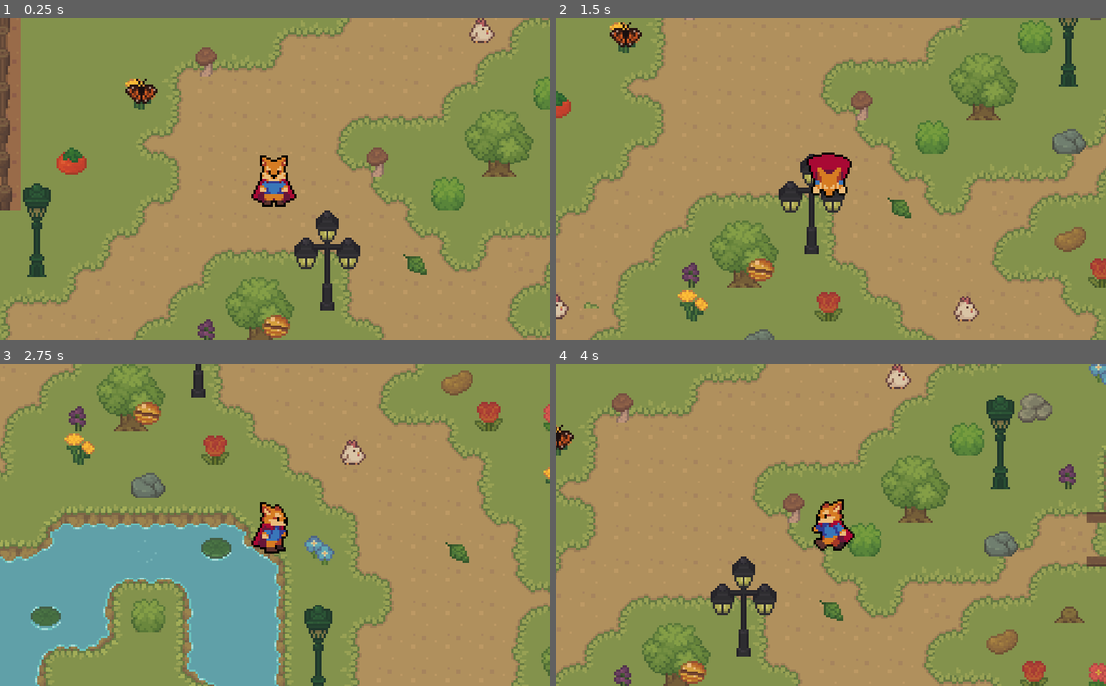
Above: before the commit, frames 1-4 (two rows, left to right).
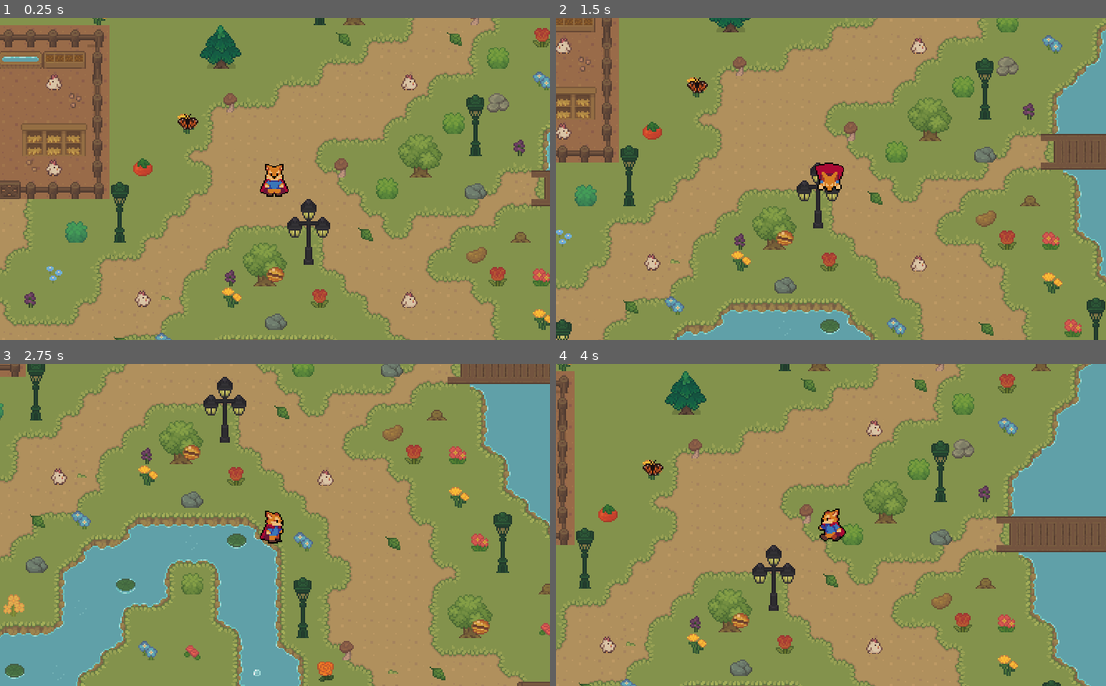
Above: after the commit, the same moments.

Repository: Plasma1504/Talon-and-the-lost-realm
Game: Godot game, scene res://World.tscn
Same seed, same stepped clock (60 frames per second), same inputs: the game is played once before the commit and once after it.
Inputs (mouse positions are in pixels of both pictures, inside the frame that each line leads up to):
- Up to frame 1 (0.25 s): no input
- Up to frame 2 (1.5 s): tap Enter at 0.5 s; move the mouse to (952, 162) at 0.52 s; press the mouse at (952, 162) at 0.53 s; hold D (right) 0.53-1.28 s; move the mouse to (721, 195) at 1.27 s; release the mouse at (721, 195) at 1.28 s; hold S (down) from 1.28 s (still down); tap Space (dodge) at 1.35 s
- Up to frame 3 (2.75 s): move the mouse to (330, 454) at 2.02 s; release S (down) at 2.03 s; press the mouse at (330, 454) at 2.03 s; hold D (right) from 2.03 s (still down)
- Up to frame 4 (4 s): move the mouse to (803, 589) at 2.77 s; release D (right) at 2.78 s; release the mouse at (803, 589) at 2.78 s; hold W (up) 2.78-3.53 s; tap Space (dodge) at 2.85 s; move the mouse to (996, 573) at 3.52 s; press the mouse at (996, 573) at 3.53 s; hold A (left) from 3.53 s (still down)

The runs differ from the first frame. In frame 1, 43% of the frame differs, in the area x 0-100%, y 0-100%; in frame 2, 51%; in frame 3, 55%; in frame 4, 54%.

Commit message:
Player Zoom
Changed the Player Zoom when you start the game.
Also one tile was missplaced so i corrected that

Diff:
--- a/Player/player.tscn
+++ b/Player/player.tscn
@@ -340,6 +340,7 @@
 }
 
 [node name="Camera2D" type="Camera2D" parent="."]
+zoom = Vector2(0.65, 0.65)
 
 [node name="StateMachine" type="Node" parent="."]
 script = ExtResource("3_shvw6")
--- a/World.tscn
+++ b/World.tscn
@@ -8,11 +8,11 @@
 [node name="TileMap" parent="." instance=ExtResource("1_jw1k0")]
 position = Vector2(-7, 0)
 scale = Vector2(0.99478, 0.9745)
-layer_0/tile_data = PackedInt32Array(-65538, 393216, 0, -2,  …(66073 unchanged characters)…  2, -1507311, 786432, 2, -1376257, 786432, 2, -1900543, 458756, 14, -1900542, 458756 …(2871 unchanged characters)…
+layer_0/tile_data = PackedInt32Array(-65538, 393216, 0, -2,  …(66073 unchanged characters)…  2, -1507311, 786432, 2, -1376257, 786434, 8, -1900543, 458756, 14, -1900542, 458756 …(2871 unchanged characters)…
 layer_1/name = "Layer1"
 layer_1/tile_data = PackedInt32Array(262143, 589824, 3, 327679, 589824, 4, 196608, 655360, 3, -589821, 589824, 3, -5242 …(2442 unchanged characters)…
 layer_2/name = "Layer2"
-layer_2/tile_data = PackedInt32Array(655345, 589824, 0, 1965 …(8417 unchanged characters)… 2, 1441794, 30, 1179645, 1441794, 30, -1376257, 1703938, 5, -1572874, 1048579, 6, -1507338, 1048579, 7 …(2795 unchanged characters)…
+layer_2/tile_data = PackedInt32Array(655345, 589824, 0, 1965 …(8417 unchanged characters)… 2, 1441794, 30, 1179645, 1441794, 30, -1572874, 1048579, 6, -1507338, 1048579, 7 …(2795 unchanged characters)…
 layer_3/name = "Layer3"
 layer_3/tile_data = PackedInt32Array(983013, 1376258, 36, 1048549, 1376258, 35, 1114085, 1769474, 38, 983014, 1376258,  …(4095 unchanged characters)…
 layer_4/name = "Layer4"
